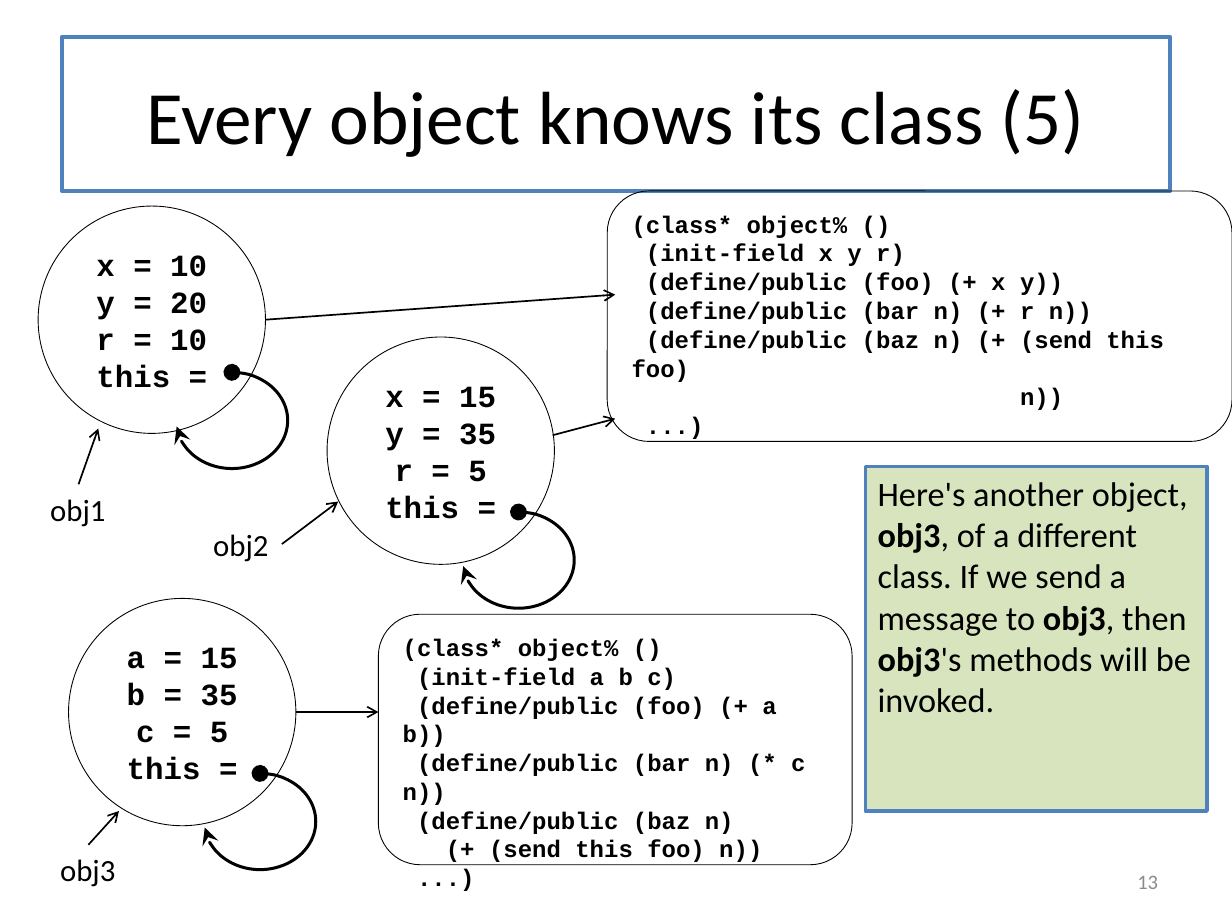
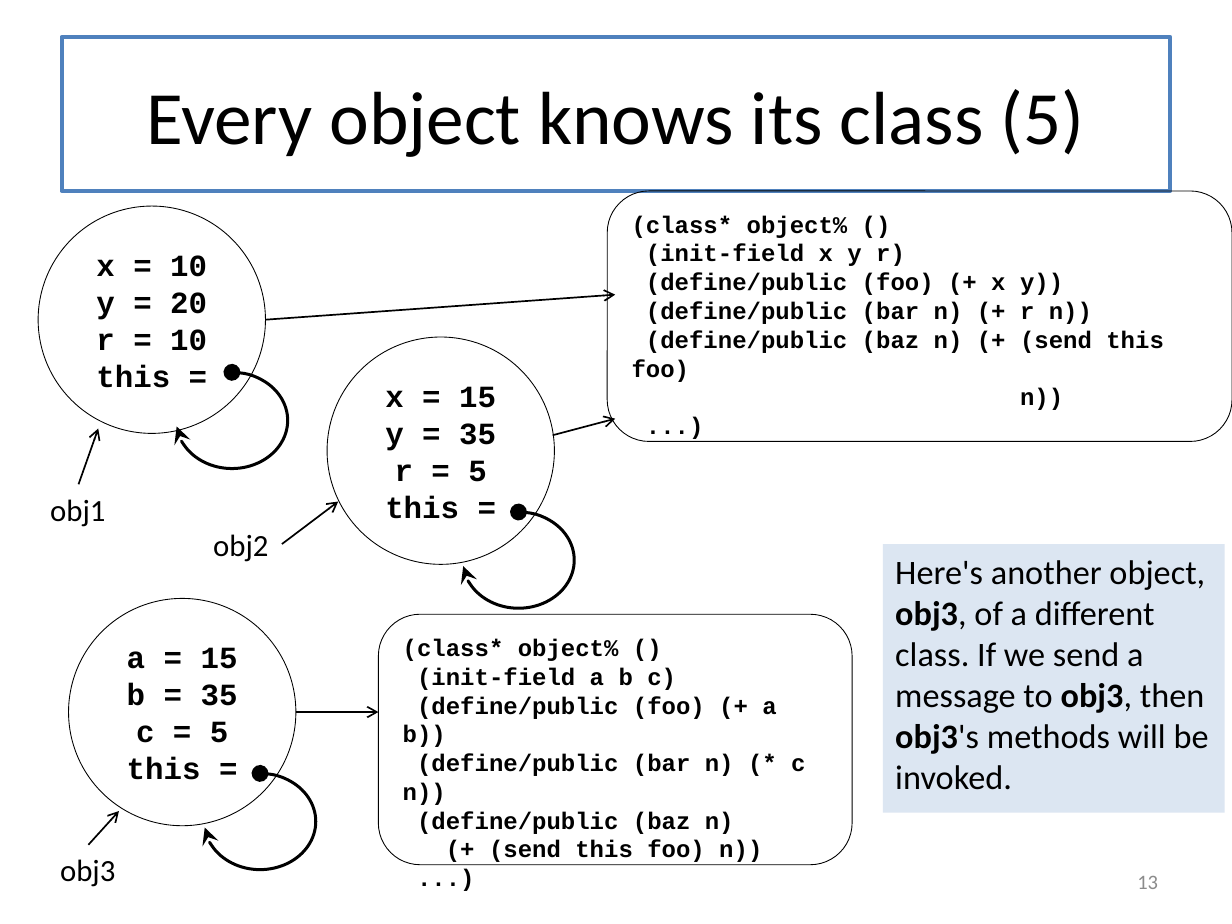
Before and after one commit to mwand/cs5010f16, a slide deck: slide 13 of Slides/Lesson 9.1 Classes, Objects, and Methods.pptx. Drawn at 1232x924 pixels with LibreOffice and Linux fonts; fonts in the diff are those of the drawing. Boxes give left, top, right and bottom in pixels: in the first picture for what was removed or moved away, otherwise in the second. Text is boxed around its words. In the diff, an @@ line names an element or a change of style, - is before the commit and + after.

```diff
--- a/Slides/Lesson 9.1 Classes, Objects, and Methods.pptx
+++ b/Slides/Lesson 9.1 Classes, Objects, and Methods.pptx
@@ rectangle "Here's another object, obj3, of ..." resized from (x1=865, y1=467, x2=1206, y2=812) to (x1=883, y1=545, x2=1225, y2=813) @@
@@ rectangle "Here's another object, obj3, of ..." at (x1=883, y1=545, x2=1225, y2=813): fill #D7E4BD to #DCE6F2; outline #4F81BD 2 pt to none @@
```
Also in this commit, not shown: 13 other slides changed, 9 other files.
